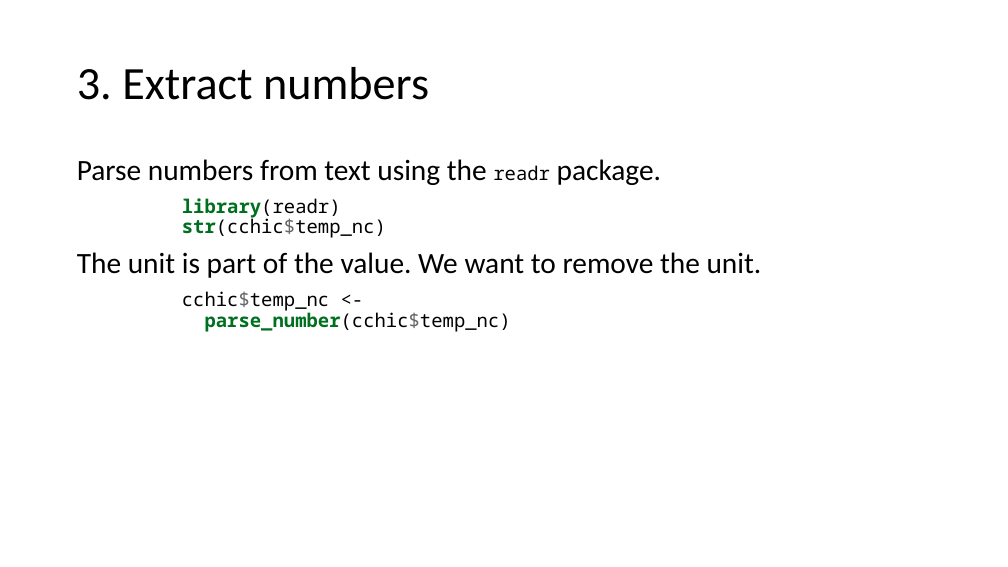
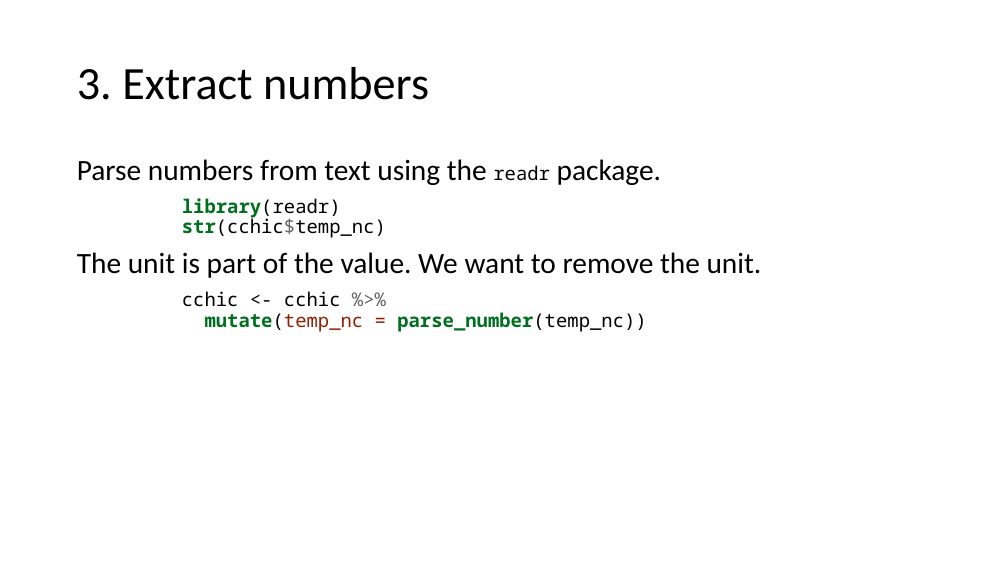
Before and after one commit to uclh-criu/learning-datascience, a slide deck: slide 23 of Workshops/Workshop4.pptx. Drawn at 1008x567 pixels with LibreOffice and Linux fonts; fonts in the diff are those of the drawing. Boxes give left, top, right and bottom in pixels: in the first picture for what was removed or moved away, otherwise in the second. Text is boxed around its words. In the diff, an @@ line names an element or a change of style, - is before the commit and + after.

```diff
--- a/Workshops/Workshop4.pptx
+++ b/Workshops/Workshop4.pptx
@@ text at [182,291,646,332]: text changed @@
-cchic$temp_nc <-
-parse_number(cchic$temp_nc)
+cchic <- cchic %>%
+mutate(temp_nc = parse_number(temp_nc))
```
Also in this commit, not shown: 1 other slide changed, 1 slide added, 3 slides removed, 9 other files.
